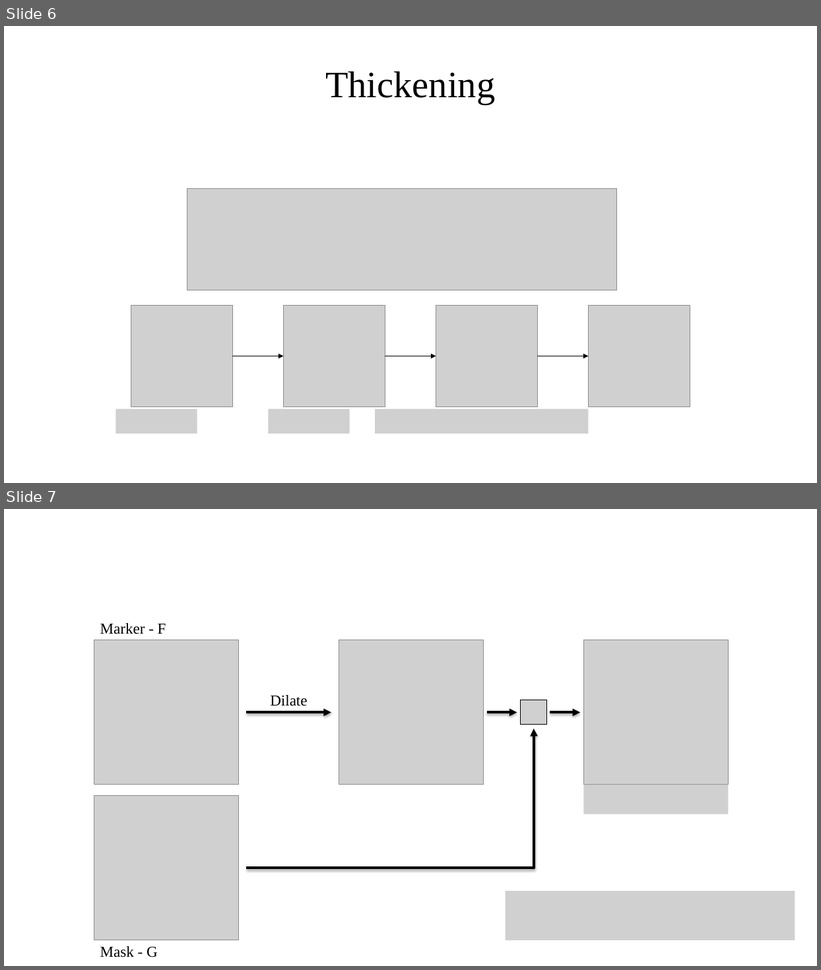
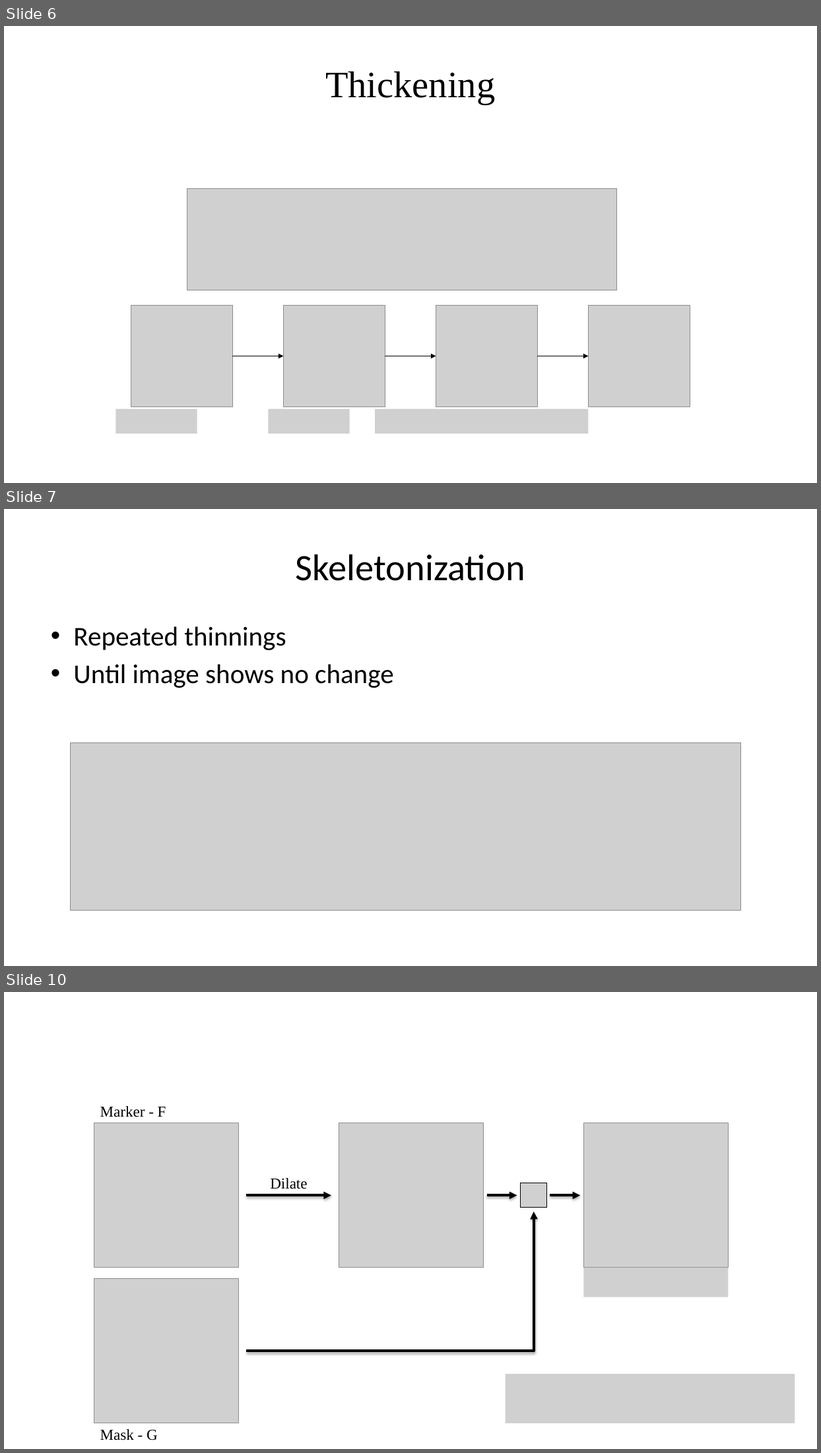
Before and after one commit to ChristianSieh/PointProcessing, a slide deck: Images/Presentation/Presentation1.pptx. Shown one above the other, each under a label of ours: slides 6 and 7 before the commit, slides 6, 7 and 10 after it; the slides between them are not shown. The pictures are 821x970 and 821x1453 pixels, drawn with LibreOffice and Linux fonts; fonts in the diff are those of the drawing; grey boxes stand for pictures. Boxes give left, top, right and bottom in pixels: in the first picture for what was removed or moved away, otherwise in the second. Text is boxed around its words. In the diff, an @@ line names an element or a change of style, - is before the commit and + after.

```diff
--- a/Images/Presentation/Presentation1.pptx
+++ b/Images/Presentation/Presentation1.pptx
@@ slide 7 added at (x1=4, y1=509, x2=817, y2=966), background #FFFFFF @@
@@ title added at (x1=296, y1=554, x2=525, y2=581), 44 pt, text #000000 @@
+Skeletonization
@@ text added at (x1=73, y1=626, x2=394, y2=688), 32 pt, text #000000 @@
+• Repeated thinnings
+• Until image shows no change
@@ picture added at (x1=70, y1=743, x2=741, y2=910) @@
@@ what was slide 7 is now slide 10 @@
```
Also in this commit, not shown: 3 other slides added.
